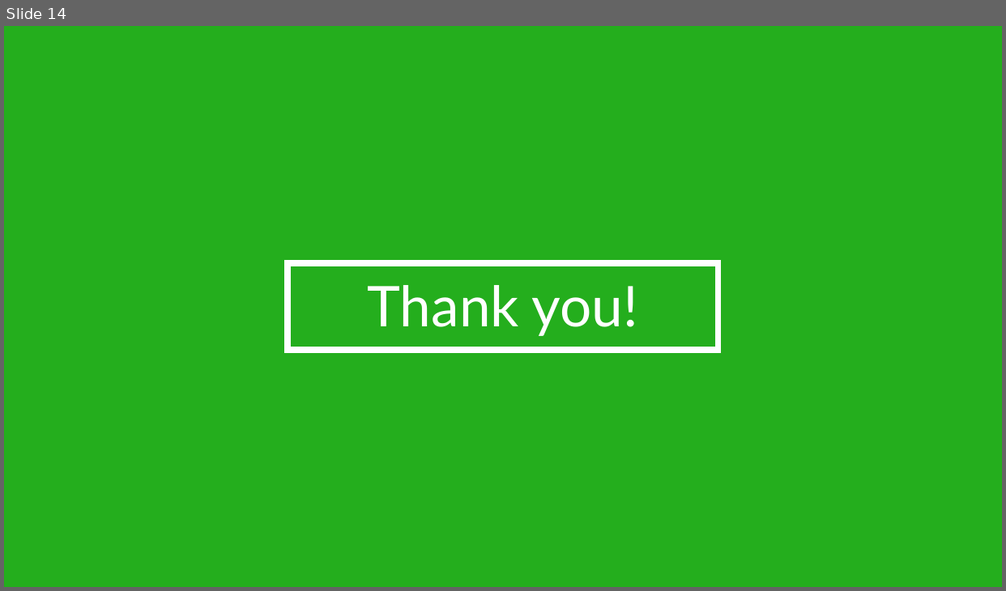
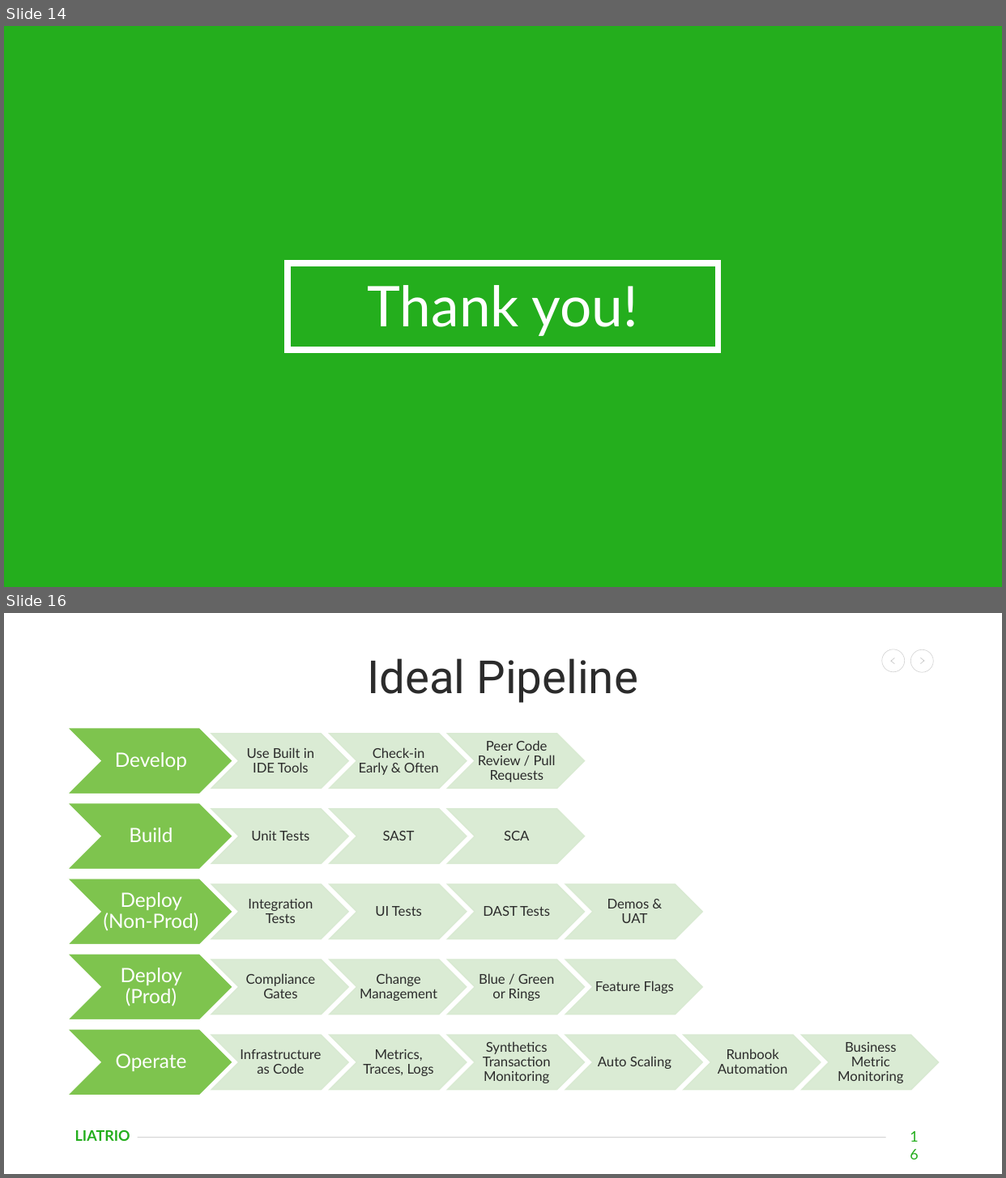
Before and after one commit to kevinjordan-99summits/liatrio-poc, a slide deck: docs/Presentation.pptx. Shown one above the other, each under a label of ours: slide 14 before the commit, slides 14 and 16 after it; the slides between them are not shown. The pictures are 1006x591 and 1006x1178 pixels, drawn with LibreOffice and Linux fonts; fonts in the diff are those of the drawing. Boxes give left, top, right and bottom in pixels: in the first picture for what was removed or moved away, otherwise in the second. Text is boxed around its words. In the diff, an @@ line names an element or a change of style, - is before the commit and + after.

Commit message:
Update slides to add Synk and ideal state.

```diff
--- a/docs/Presentation.pptx
+++ b/docs/Presentation.pptx
@@ slide 16 added at [4, 613, 1002, 1174], background #FFFFFF @@
@@ title added at [367, 658, 638, 703], 44 pt, text #2B2B2B @@
+Ideal Pipeline
@@ group added at [882, 649, 933, 672]: 4 lines, 2 ellipses @@
@@ group added at [68, 728, 938, 1095]: 25 chevrons, 25 texts @@
+Develop
+Use Built in IDE Tools
+Check-in Early & Often
+Peer Code Review / Pull Requests
+Build
+Unit Tests
+SAST
+SCA
+Deploy (Non-Prod)
+Integration Tests
+UI Tests
+DAST Tests
+Demos & UAT
+Deploy (Prod)
+Compliance Gates
+Change Management
+Blue / Green or Rings
+Feature Flags
+Operate
+Infrastructure as Code
+Metrics, Traces, Logs
+Synthetics Transaction Monitoring
+Auto Scaling
+Runbook Automation
+Business Metric Monitoring
@@ text added at [75, 1131, 130, 1141], 14 pt, text #24AE1D, bold @@
+LIATRIO
@@ line added from (138, 1138) to (886, 1138), #2B2B2B 0.75 pt @@
@@ page number added at [903, 1124, 935, 1150], 14 pt, text #24AE1D @@
+16
```
Also in this commit, not shown: 2 slides changed, 4 other slides added.
